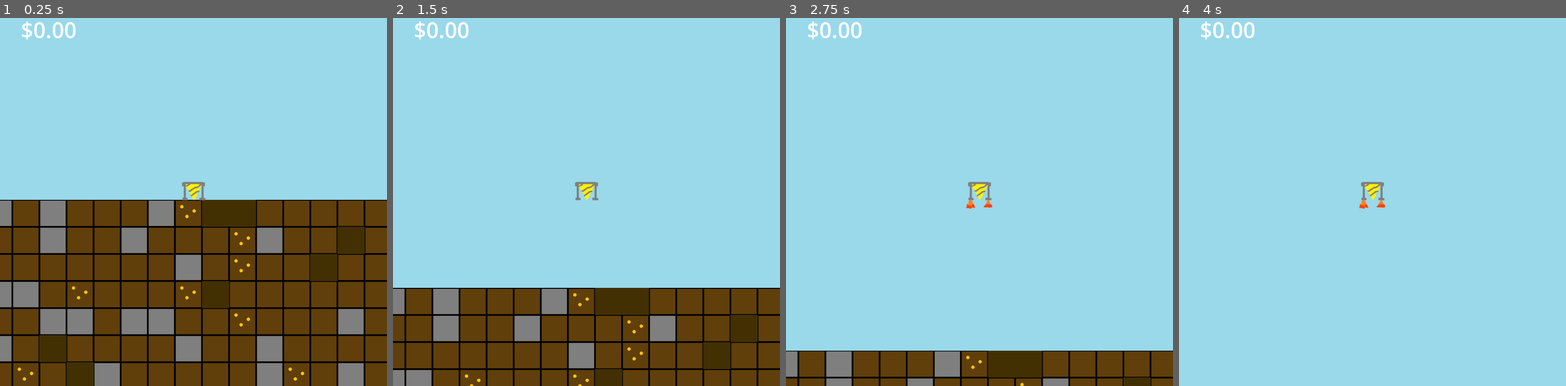
Above: before the commit, frames 1-4 (left to right).
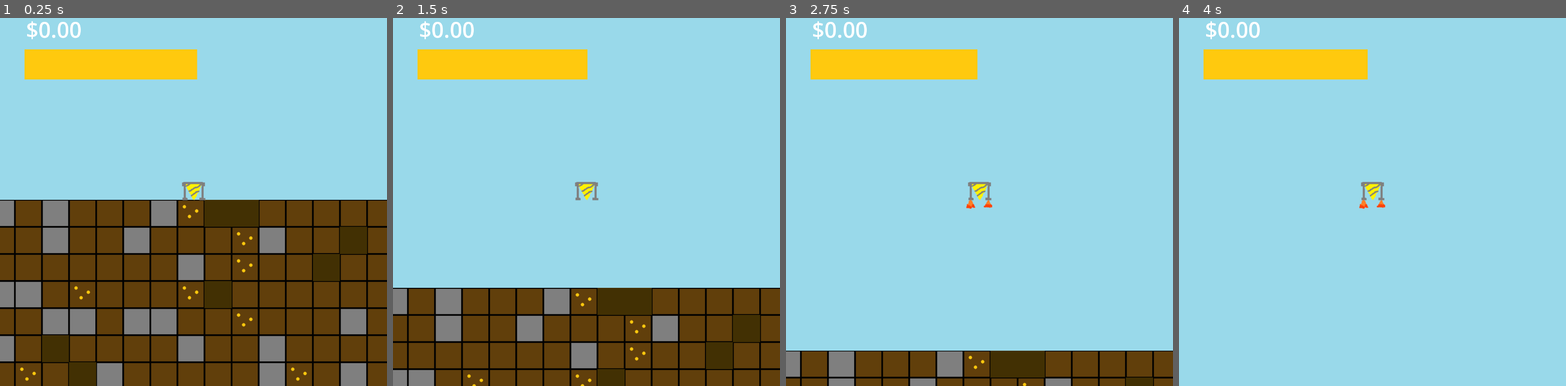
Above: after the commit, the same moments.

Repository: sam-eg/Digem
Game: Godot game, scene res://world.tscn
Two runs of this game, one before a commit and one after it. Both use one fixed random seed, a clock stepped at 60 frames per second and the inputs below.
Inputs:
- Up to frame 1 (0.25 s): no input
- Up to frame 2 (1.5 s): tap Enter at 0.5 s; hold W (up) 0.53-1.28 s; hold Right (drill_right) from 0.53 s (still down); tap W (up) at 1.35 s
- Up to frame 3 (2.75 s): tap W (up) at 1.52, 1.82 s; release Right (drill_right) at 2.03 s; hold Left (drill_left) from 2.03 s (still down); hold W (up) from 2.03 s (still down)
- Up to frame 4 (4 s): release Left (drill_left) at 2.78 s; release W (up) at 2.78 s; hold Right (drill_right) from 2.78 s (still down); tap W (up) at 2.85, 3.02, 3.32 s; tap Space at 3.5 s; hold W (up) from 3.53 s (still down)

The runs differ from the first frame. In frame 1, 12% of the frame differs, in the area x 2-96%, y 0-100%; in frame 2, 7.9%; in frame 3, 5.3%; in frame 4, 3.9%.

Commit message:
Added fuel without a fuel station yet

Diff:
--- a/layer_holder.gd
+++ b/layer_holder.gd
@@ -37,6 +37,7 @@
 var is_drilling_tile_gold
 
 func _process(_delta):
+
 	load_chunk(player.position)
 
 func load_chunk(player_position):
--- a/player.gd
+++ b/player.gd
@@ -4,9 +4,11 @@
 signal drill_left
 signal drill_right
 signal stop_drill
+signal out_of_fuel
 
 @onready var animated_sprite = $AnimatedSprite2D
-@onready var money_label = $"../UI/Control/MoneyLabel"
+@onready var money_label = $"../UI/PlayingControl/MoneyLabel"
+@onready var fuel_bar = $"../UI/PlayingControl/FuelBar"
 
 const MAX_SPEED = 750.0
 const ACCELERATION = 500.0
@@ -14,21 +16,36 @@
 
 const GOLD_VALUE = 25.0
 
-var money = 0.0
+@export var money = 0.0
+@export var fuel = 10000
+
+var playing = true
 
 func _physics_process(delta):
+	if !playing:
+		fuel_bar.value = fuel
+		animated_sprite.play("default")
+		velocity = get_gravity() * delta
+
+		move_and_slide()
+
+		return
+
 	var input_direction = Vector2()
 
 	# Direction
 	if Input.is_action_pressed("left"):
 		input_direction.x -= 1
 		animated_sprite.play("left")
+		fuel -= 1
 	if Input.is_action_pressed("right"):
 		input_direction.x += 1
 		animated_sprite.play("right")
+		fuel -= 1
 	if Input.is_action_pressed("up"):
 		input_direction.y -= 1
 		animated_sprite.play("up")
+		fuel -= 2
 	if Input.is_action_pressed("up") and Input.is_action_pressed("left"):
 		animated_sprite.play("up_left")
 	if Input.is_action_pressed("up") and Input.is_action_pressed("right"):
@@ -62,19 +79,18 @@
 
 	move_and_slide()
 
-	for i in get_slide_collision_count(): # Tile collision WIP
-		var collision = get_slide_collision(i)
-		if collision.get_collider() is TileMapLayer:
-			var land = collision.get_collider() as TileMapLayer
+func _process(delta):
+	if !playing:
+		fuel = 0
+		return
 
-			var own_tile = land.local_to_map(get_global_position())
-			var collide_tile = land.local_to_map(collision.get_position())
-			#print("I collided with ", land.name, " at ", collide_tile)
-		else:
-			pass
-			#print ("Collided with ", collision.get_collider().name)
+	if fuel <= 0:
+		out_of_fuel.emit()
+		return
 
-func _process(delta):
+	if Input.is_action_pressed("drill_down") or Input.is_action_pressed("drill_left") or Input.is_action_pressed("drill_right"):
+		fuel -= 1
+
 	if Input.is_action_just_pressed("drill_down"):
 		drill_down.emit()
 	if Input.is_action_just_pressed("drill_left"):
@@ -85,7 +101,12 @@
 		stop_drill.emit()
 
 	money_label.text = "$" + "%.2f" % money
+	fuel_bar.value = fuel
 
 
 func _on_layer_holder_drilled_gold():
 	money += GOLD_VALUE
+
+
+func _on_world_game_over():
+	playing = false
--- /dev/null
+++ b/world.gd
@@ -0,0 +1,16 @@
+extends Node2D
+
+signal game_over
+
+@onready var game_over_control = $UI/GameOverControl
+
+@export var playing = true
+
+func _on_player_out_of_fuel():
+	playing = false
+	game_over.emit()
+	game_over_control.show()
+
+
+func _on_restart_button_pressed():
+	get_tree().reload_current_scene()
--- a/world.tscn
+++ b/world.tscn
@@ -1,10 +1,12 @@
-[gd_scene load_steps=14 format=3 uid="uid://cn3fr85akqbbj"]
+[gd_scene load_steps=16 format=3 uid="uid://cn3fr85akqbbj"]
 
+[ext_resource type="Script" path="res://world.gd" id="1_byn0y"]
 [ext_resource type="Script" path="res://layer_holder.gd" id="1_tppkh"]
 [ext_resource type="Texture2D" uid="uid://dvne3q43e4o2d" path="res://simple64x_tiles6.png" id="2_rchwp"]
 [ext_resource type="Texture2D" uid="uid://bcv4tijsen1ai" path="res://sky.png" id="2_u4yu6"]
 [ext_resource type="Texture2D" uid="uid://b8pk45e5s0g6f" path="res://ground.png" id="3_co1vy"]
 [ext_resource type="PackedScene" uid="uid://dyd305xyng33k" path="res://player.tscn" id="3_ljydt"]
+[ext_resource type="Texture2D" uid="uid://7v60r0v7etyi" path="res://Fuel.png" id="6_r8ohh"]
 
 [sub_resource type="TileSetAtlasSource" id="TileSetAtlasSource_8u342"]
 texture = ExtResource("2_u4yu6")
@@ -62,6 +64,7 @@
 color = Color(0.878846, 0.721191, 0.372613, 1)
 
 [node name="World" type="Node2D"]
+script = ExtResource("1_byn0y")
 
 [node name="LayerHolder" type="Node2D" parent="."]
 script = ExtResource("1_tppkh")
@@ -73,7 +76,7 @@
 tile_set = SubResource("TileSet_8nkuq")
 
 [node name="Player" parent="." instance=ExtResource("3_ljydt")]
-position = Vector2(556, -28)
+position = Vector2(102, -32)
 
 [node name="DrillTimer" type="Timer" parent="."]
 
@@ -84,7 +87,7 @@
 
 [node name="UI" type="CanvasLayer" parent="."]
 
-[node name="Control" type="Control" parent="UI"]
+[node name="PlayingControl" type="Control" parent="UI"]
 layout_mode = 3
 anchors_preset = 15
 anchor_right = 1.0
@@ -94,23 +97,86 @@
 grow_horizontal = 2
 grow_vertical = 2
 
-[node name="MoneyLabel" type="Label" parent="UI/Control"]
+[node name="MoneyLabel" type="Label" parent="UI/PlayingControl"]
 layout_mode = 1
-anchors_preset = -1
-anchor_left = 0.054
-anchor_top = 0.041
-anchor_right = 0.446
-anchor_bottom = 0.118
-offset_left = -0.0660019
-offset_top = -0.439003
-offset_right = -0.434021
-offset_bottom = 0.0779877
+offset_left = 86.0
+offset_top = 51.0
+offset_right = 672.0
+offset_bottom = 150.0
 theme_override_font_sizes/font_size = 72
 text = "$0.00"
 
+[node name="FuelBar" type="TextureProgressBar" parent="UI/PlayingControl"]
+layout_mode = 1
+offset_left = 81.0
+offset_top = 166.0
+offset_right = 652.0
+offset_bottom = 266.0
+max_value = 10000.0
+texture_progress = ExtResource("6_r8ohh")
+
+[node name="GameOverControl" type="Control" parent="UI"]
+visible = false
+layout_mode = 3
+anchors_preset = 15
+anchor_right = 1.0
+anchor_bottom = 1.0
+offset_bottom = -2.0
+grow_horizontal = 2
+grow_vertical = 2
+
+[node name="GameOverText" type="Label" parent="UI/GameOverControl"]
+layout_mode = 1
+anchors_preset = 5
+anchor_left = 0.5
+anchor_right = 0.5
+offset_left = -206.0
+offset_top = 385.0
+offset_right = 205.0
+offset_bottom = 484.0
+grow_horizontal = 2
+theme_override_font_sizes/font_size = 72
+text = "Game Over!"
+horizontal_alignment = 1
+vertical_alignment = 1
+
+[node name="OOFText" type="Label" parent="UI/GameOverControl"]
+layout_mode = 1
+anchors_preset = 5
+anchor_left = 0.5
+anchor_right = 0.5
+offset_left = -420.0
+offset_top = 489.0
+offset_right = 421.0
+offset_bottom = 572.0
+grow_horizontal = 2
+theme_override_font_sizes/font_size = 60
+text = "Out of fuel"
+horizontal_alignment = 1
+vertical_alignment = 1
+
+[node name="RestartButton" type="Button" parent="UI/GameOverControl"]
+layout_mode = 1
+anchors_preset = 8
+anchor_left = 0.5
+anchor_top = 0.5
+anchor_right = 0.5
+anchor_bottom = 0.5
+offset_left = -226.0
+offset_top = 67.0
+offset_right = 226.0
+offset_bottom = 282.0
+grow_horizontal = 2
+grow_vertical = 2
+theme_override_font_sizes/font_size = 72
+text = "Restart"
+
+[connection signal="game_over" from="." to="Player" method="_on_world_game_over"]
 [connection signal="drilled_gold" from="LayerHolder" to="Player" method="_on_layer_holder_drilled_gold"]
 [connection signal="drill_down" from="Player" to="LayerHolder" method="_on_player_drill_down"]
 [connection signal="drill_left" from="Player" to="LayerHolder" method="_on_player_drill_left"]
 [connection signal="drill_right" from="Player" to="LayerHolder" method="_on_player_drill_right"]
+[connection signal="out_of_fuel" from="Player" to="." method="_on_player_out_of_fuel"]
 [connection signal="stop_drill" from="Player" to="LayerHolder" method="_on_player_stop_drill"]
 [connection signal="timeout" from="DrillTimer" to="LayerHolder" method="_on_drill_timer_timeout"]
+[connection signal="pressed" from="UI/GameOverControl/RestartButton" to="." method="_on_restart_button_pressed"]
Binary file added: Fuel.png
Not shown, added: Fuel.png.import
